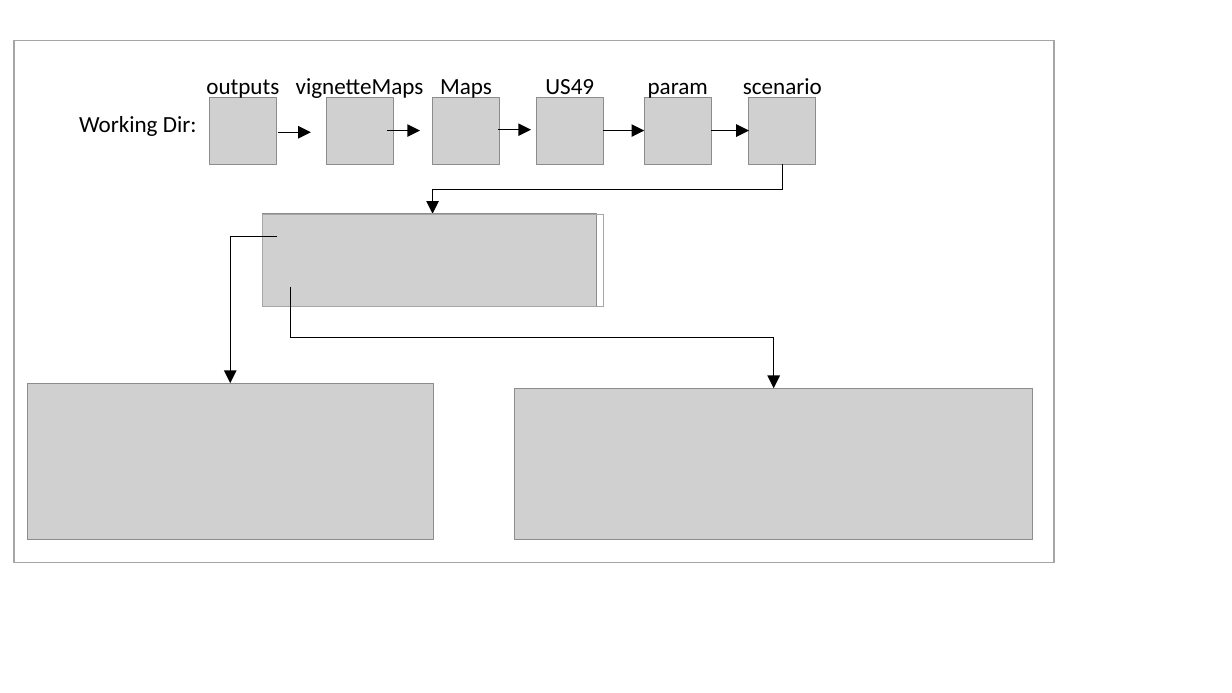
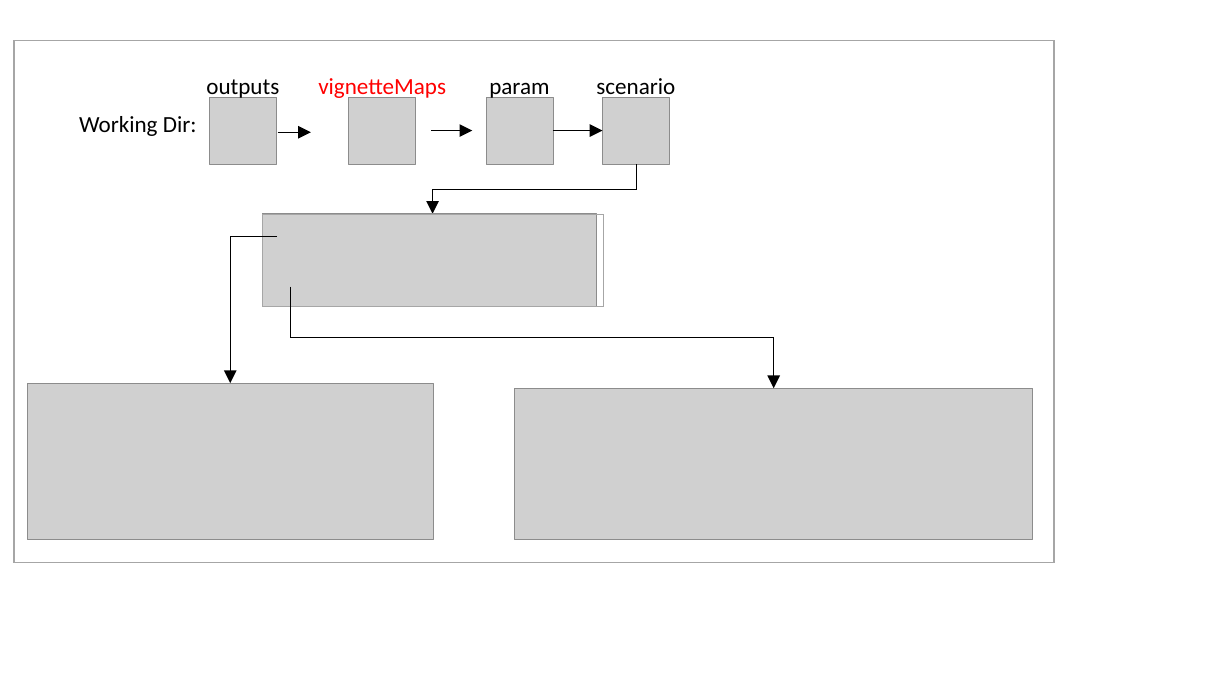
Before and after one commit to JGCRI/rmap, a slide deck: slide 11 of vignettes/vignetteFigs/00vignetteFigs.pptx. Drawn at 1232x693 pixels with LibreOffice and Linux fonts; fonts in the diff are those of the drawing; grey boxes stand for pictures. Boxes give left, top, right and bottom in pixels: in the first picture for what was removed or moved away, otherwise in the second. Text is boxed around its words. In the diff, an @@ line names an element or a change of style, - is before the commit and + after.

Commit message:
Adding multi-scenario and legendFixedBreaks

```diff
--- a/vignettes/vignetteFigs/00vignetteFigs.pptx
+++ b/vignettes/vignetteFigs/00vignetteFigs.pptx
@@ text "vignetteMaps": place and size @@
-text "vignetteMaps" at (296,78,424,100)
+text "vignetteMaps" at (318,78,446,100)
@@ text "vignetteMaps" at (318,78,446,100): text colour #000000 to #FF0000 @@
@@ text "param": place and size @@
-text "param" at (648,82,708,100)
+text "param" at (489,82,549,100)
@@ text removed at (440,79,492,100) @@
-Maps
@@ text "scenario": place and size @@
-text "scenario" at (743,78,822,100)
+text "scenario" at (596,78,675,100)
@@ text removed at (545,79,594,100) @@
-US49
@@ picture: place and size @@
-picture at (326,97,393,164)
+picture at (348,97,415,164)
@@ picture removed at (433,97,499,164) @@
@@ picture: place and size @@
-picture at (644,97,711,164)
+picture at (486,97,553,164)
@@ picture removed at (536,97,603,164) @@
@@ picture: place and size @@
-picture at (750,97,816,164)
+picture at (603,97,669,164)
@@ arrow removed from (387, 130) to (421, 130) @@
@@ arrow moved from (604, 130) - (644, 130) to (432, 130) - (472, 130) @@
@@ arrow removed from (498, 129) to (531, 129) @@
@@ arrow moved from (712, 130) - (750, 130) to (553, 130) - (603, 130) @@
@@ elbow arrow moved from (783, 165) - (433, 213) to (636, 165) - (433, 213) @@
```
Also in this commit, not shown: 3 other slides changed, 2 slides added, 16 other files.
